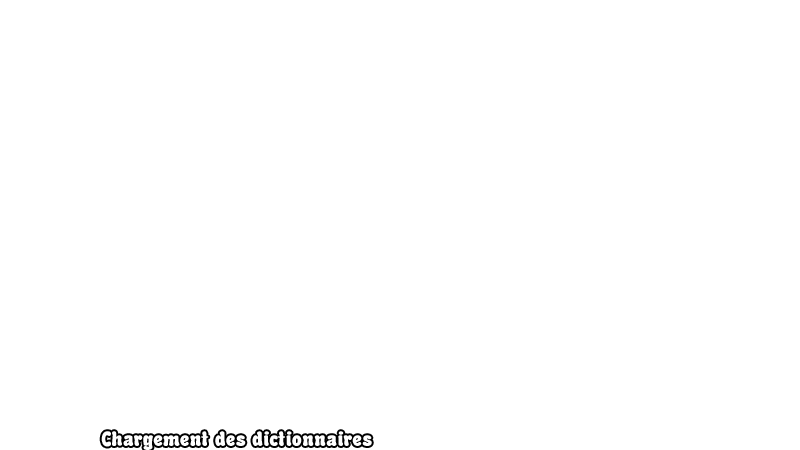
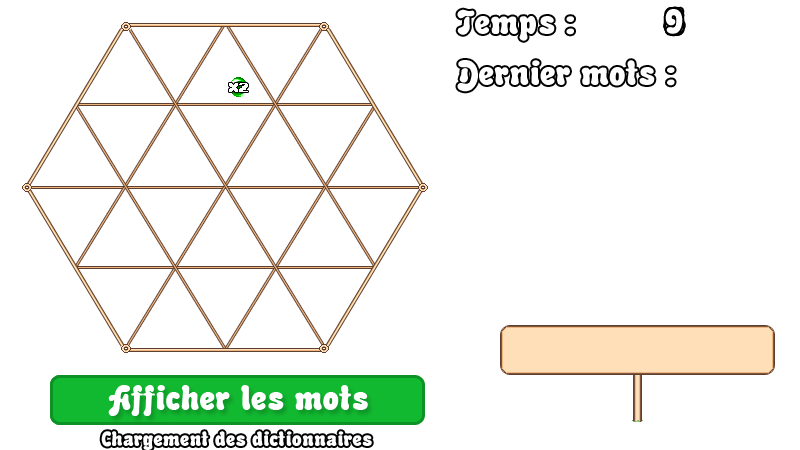
Comparing the layer stacks of the two 800 x 450 images. Changes:
showed group "Bulles" (6 layers) over [229, 77, 248, 97]
showed group "Bouton Afficher les Mots" (2 layers) over [50, 375, 425, 425]
showed group "Bouton Valider" (4 layers) over [50, 375, 400, 425]
showed group "Bouton Retour" (3 layers) over [350, 375, 400, 425]
showed group "Grille" (1st of 2) (11 layers) over [22, 22, 428, 353]
showed group "Pancarte" (7 layers) over [500, 325, 775, 422]
showed group "Temps" (1 layers) over [457, 9, 574, 41]
showed group "Derniers Mots" (1st of 2) (1 layers) over [457, 60, 675, 92]
showed "Derniers Mots" (2nd of 2, in "Derniers Mots") over [457, 60, 675, 92]
showed group "Lettre" (11 layers) over [665, 8, 684, 35]
